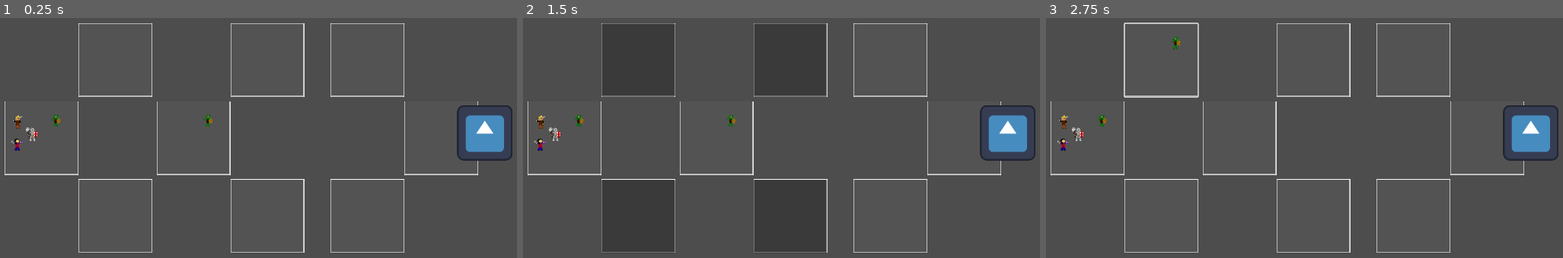
Above: before the commit, frames 1-3 (left to right).
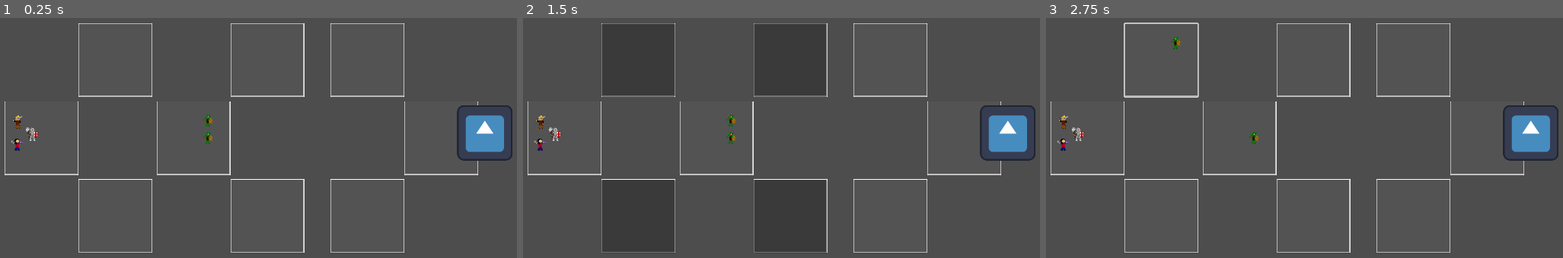
Above: after the commit, the same moments.

Repository: Gamnraa/GMTK-2023-Dungeon-Master
Game: Godot game, scene res://dungeon.tscn
Same seed, same stepped clock (60 frames per second), same inputs: the game is played once before the commit and once after it. The engine's default icon, where the game draws it, is replaced by a stand-in: a white triangle on a blue panel in a dark square.
Inputs (mouse positions are in pixels of both pictures, inside the frame that each line leads up to):
- Up to frame 1 (0.25 s): no input
- Up to frame 2 (1.5 s): tap Enter at 0.5 s; move the mouse to (579, 121) at 0.52 s; click (579, 121) at 0.67 s; tap Space at 1.25 s; move the mouse to (729, 121) at 1.27 s; click (729, 121) at 1.42 s
- Up to frame 3 (2.75 s): click (1159, 61) at 2.02 s

The runs differ from the first frame. In frame 1, 0.1% of the frame differs, in the area x 9-42%, y 40-53%; in frame 2, 0.1%; in frame 3, 0.1%.

Commit message:
Hero turn timer and movement implemented

Diff:
--- a/dungeon.gd
+++ b/dungeon.gd
@@ -44,7 +44,7 @@
 	$party.move_to_room($room)
 
 	var goblin = goblin_spawner.instantiate()
-	goblin.move_to_room($room)
+	goblin.move_to_room($room2)
 	add_child(goblin)
 
 	goblin = goblin_spawner.instantiate()
@@ -61,6 +61,7 @@
 		next_turn.emit()
 
 
+
 # Called every frame. 'delta' is the elapsed time since the previous frame.
 func _process(delta):
 	pass
@@ -74,5 +75,11 @@
 	if active_player < 1:
 		#player's turn ends
 		$Player.is_turn = false
+		$PartyTimer.start()
 	else:
 		$Player.is_turn = true
+		$PartyTimer.stop()
+
+
+func _on_party_timer_timeout():
+	$party.get_actions()
--- a/dungeon.tscn
+++ b/dungeon.tscn
@@ -44,6 +44,9 @@
 [node name="Player" parent="." instance=ExtResource("3_e0vf8")]
 position = Vector2(1110, 273)
 
+[node name="PartyTimer" type="Timer" parent="."]
+wait_time = 2.0
+
 [connection signal="next_turn" from="." to="." method="_on_next_turn"]
 [connection signal="send_to_room" from="room" to="." method="_on_room_send_to_room"]
 [connection signal="send_to_room" from="room1_1" to="." method="_on_room_send_to_room"]
@@ -54,3 +57,4 @@
 [connection signal="send_to_room" from="room2_1_1" to="." method="_on_room_send_to_room"]
 [connection signal="send_to_room" from="room2_2_1" to="." method="_on_room_send_to_room"]
 [connection signal="send_to_room" from="room3" to="." method="_on_room_send_to_room"]
+[connection signal="timeout" from="PartyTimer" to="." method="_on_party_timer_timeout"]
--- a/entities/goblin.gd
+++ b/entities/goblin.gd
@@ -23,8 +23,12 @@
 	if curr_room:
 		curr_room.num_monsters -= 1
 		on_lose_focus()
+		curr_room.monsters.erase(self)
+
 	curr_room = room
 	room.num_monsters += 1
+	curr_room.monsters.append(self)
+
 	var offset_x = room.get_node("MonsterPosition").position.x
 	var offset_y = 40 * room.num_monsters
 	position = Vector2(room.position.x + offset_x, room.position.y + offset_y)
--- a/party.gd
+++ b/party.gd
@@ -5,7 +5,7 @@
 var in_combat
 var curr_room
 
-signal action_move(destination)
+signal perform_action(moves)
 
 func move_to_room(room):
 	if curr_room:
@@ -19,12 +19,20 @@
 
 func get_actions():
 	in_combat = curr_room.num_monsters > 0
+	var revive_weight = get_children().size() - alive_members.size() * 20
+	#we'll code this logic later. Most of this will likely change
+	print("perform action")
+	if not in_combat:
+		var heal_weight = 0
+		for hero in alive_members:
+			heal_weight += (hero.MAX_HEALTH - hero.health)
+		var wants_to_move = heal_weight < randi() % 51 + 50
+		if wants_to_move:
 
-	var revive_weight = alive_members.size() - get_children().size() * 20
-	#we'll code this logic later. Most of this will likely change
-	if not in_combat:
-		action_move.emit()
-		moves_left -= 1
+			var destination = randi() % 1
+			move_to_room(curr_room.next_rooms[destination])
+			perform_action.emit(1)
+			moves_left -= 1
 	else:
 		$cleric.action_revive.emit()
 		moves_left -= 1
--- a/room.gd
+++ b/room.gd
@@ -1,6 +1,7 @@
 extends Node2D
 
 var num_monsters = 0
+var monsters: Array
 var next_rooms: Array
 var prev_rooms: Array
 var has_party
